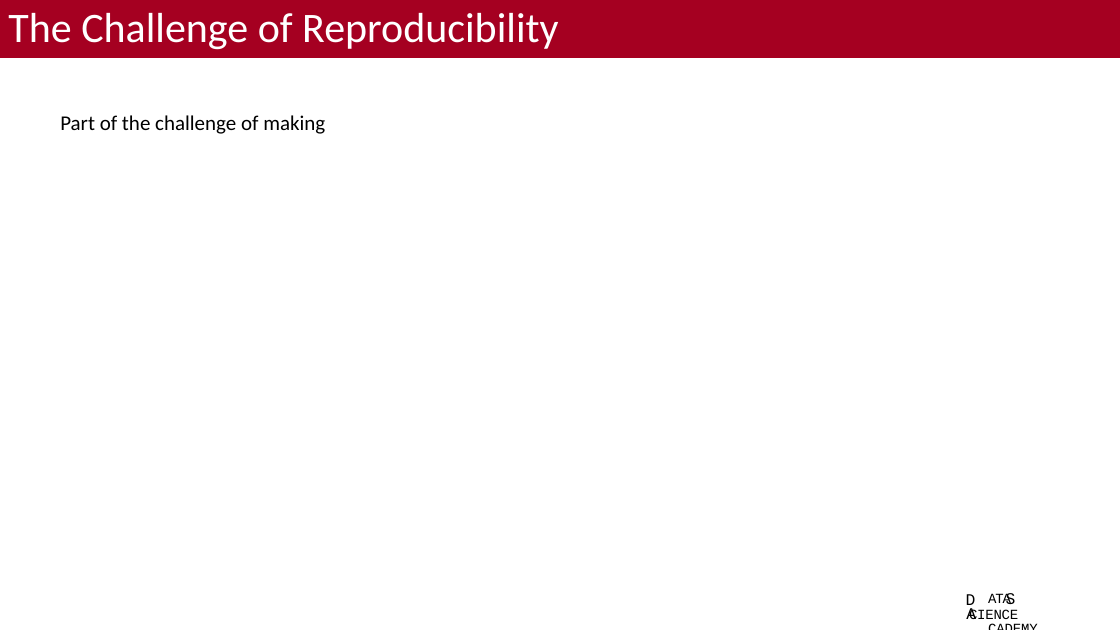
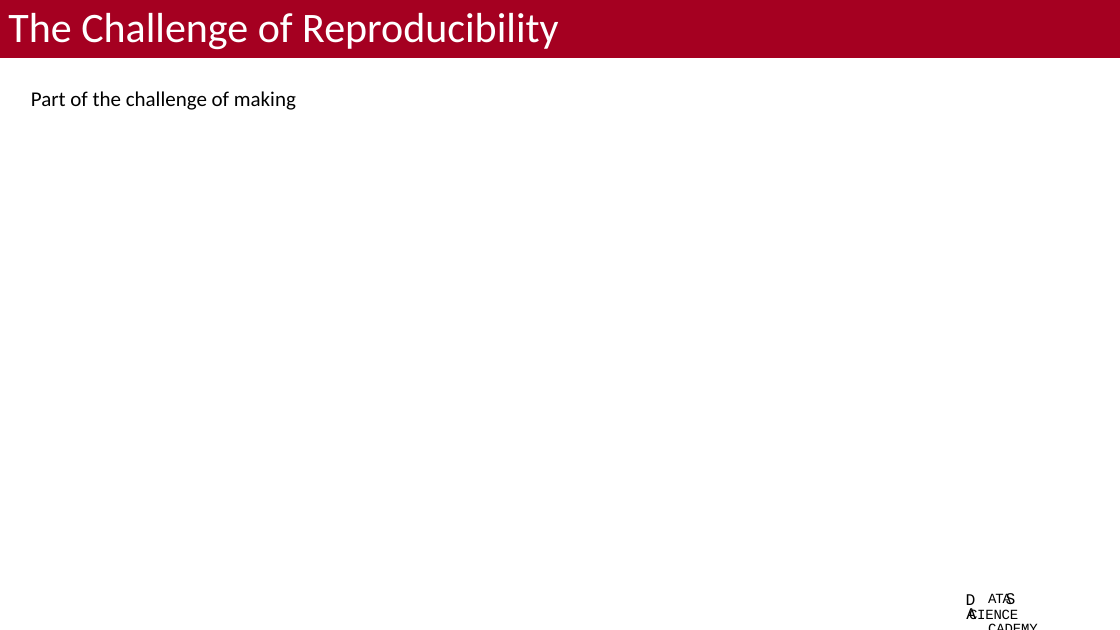
Before and after one commit to bacorli2/scrna_workshop, a slide deck: slide 10 of M7_Summary/M7_Best_Practices.pptx. Drawn at 1120x630 pixels with LibreOffice and Linux fonts; fonts in the diff are those of the drawing; background and template pictures are left out. Boxes give left, top, right and bottom in pixels: in the first picture for what was removed or moved away, otherwise in the second. Text is boxed around its words. In the diff, an @@ line names an element or a change of style, - is before the commit and + after.

```diff
--- a/M7_Summary/M7_Best_Practices.pptx
+++ b/M7_Summary/M7_Best_Practices.pptx
@@ text "Part of the challenge of ...": place and size @@
-text "Part of the challenge of ..." at box(60, 115, 325, 134)
+text "Part of the challenge of ..." at box(31, 91, 296, 110)
```
Also in this commit, not shown: 3 other slides changed, 1 other file.
